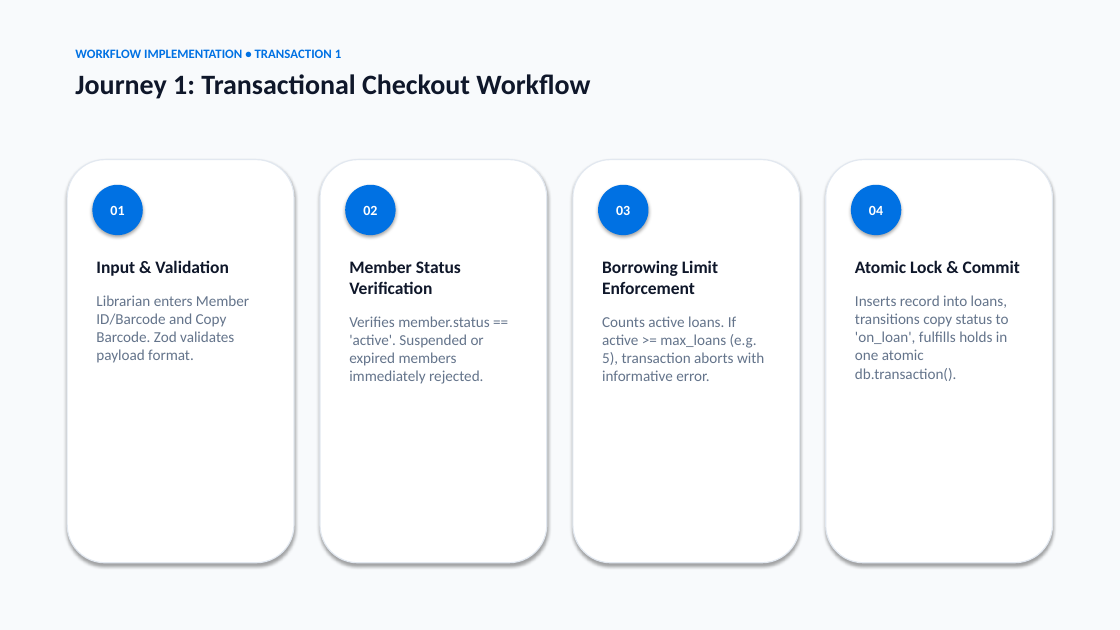
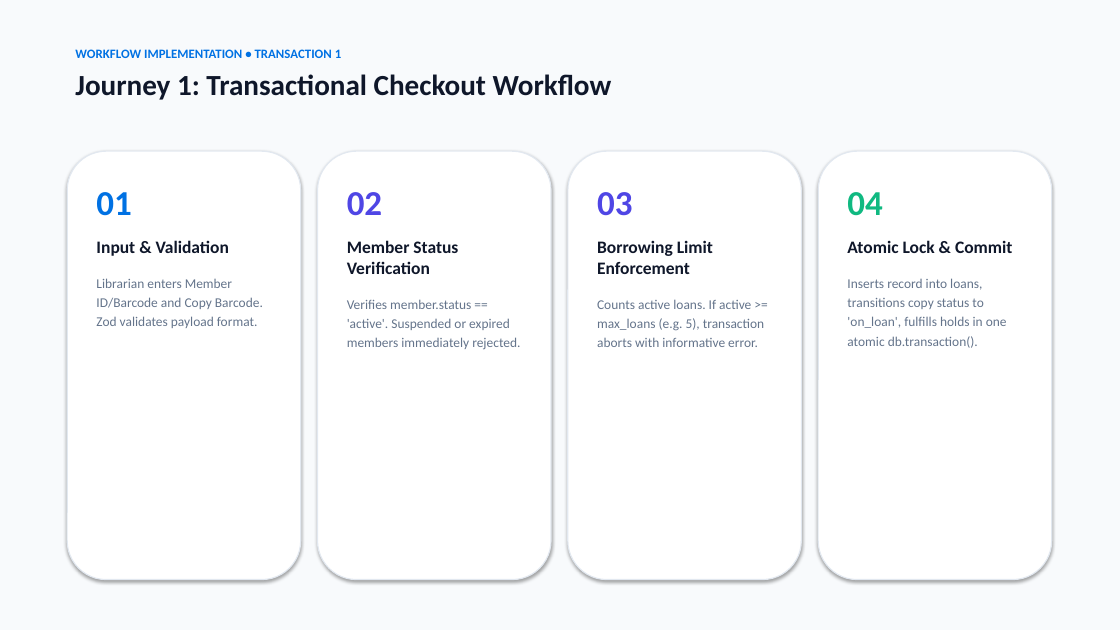
Before and after one commit to themellowhost/library-lending-system, a slide deck: slide 5 of Library_Lending_System_Presentation.pptx. Drawn at 1120x630 pixels with LibreOffice and Linux fonts; fonts in the diff are those of the drawing. Boxes give left, top, right and bottom in pixels: in the first picture for what was removed or moved away, otherwise in the second. Text is boxed around its words. In the diff, an @@ line names an element or a change of style, - is before the commit and + after.

```diff
--- a/Library_Lending_System_Presentation.pptx
+++ b/Library_Lending_System_Presentation.pptx
@@ text at [75, 74, 612, 100]: size 24 to 25 pt in "Journey 1: Transactional Checkout Workflow" @@
@@ rounded rectangle: place and size @@
-rounded rectangle at [67, 160, 294, 563]
+rounded rectangle at [67, 151, 301, 580]
@@ text "01": place and size @@
-text "01" at [96, 260, 249, 363]
+text "01" at [96, 192, 263, 328]
@@ rounded rectangle: place and size @@
-rounded rectangle at [320, 160, 547, 563]
+rounded rectangle at [318, 151, 551, 580]
@@ text "02": place and size @@
-text "02" at [349, 260, 489, 384]
+text "02" at [347, 192, 520, 350]
@@ rounded rectangle: place and size @@
-rounded rectangle at [826, 160, 1053, 563]
+rounded rectangle at [568, 151, 802, 580]
@@ text "03": place and size @@
-text "03" at [602, 260, 764, 381]
+text "03" at [597, 192, 764, 347]
@@ rounded rectangle: place and size @@
-rounded rectangle at [573, 160, 800, 563]
+rounded rectangle at [818, 151, 1052, 580]
@@ text "04": place and size @@
-text "04" at [855, 260, 1020, 381]
+text "04" at [847, 192, 1012, 348]
@@ ellipse removed at [92, 185, 143, 235] @@
-01
@@ text at [96, 192, 131, 216]: paragraph added @@
+01
@@ ellipse removed at [345, 185, 396, 235] @@
-02
@@ text at [347, 192, 382, 215]: paragraph added @@
+02
@@ text at [597, 192, 632, 215]: paragraph added @@
+03
@@ ellipse removed at [598, 185, 649, 235] @@
-03
@@ text at [847, 192, 882, 216]: paragraph added @@
+04
@@ ellipse removed at [851, 185, 902, 235] @@
-04
@@ text at [96, 278, 263, 328]: size 13 to 11.5 pt in "Librarian enters Member ID/Barcode and Copy Barcode. ..."; line spacing 1 to 1.2 @@
@@ text at [347, 299, 520, 350]: size 13 to 11.5 pt in "Verifies member.status == 'active'. Suspended or expired ..."; line spacing 1 to 1.2 @@
@@ text at [847, 278, 1007, 348]: size 13 to 11.5 pt in "Inserts record into loans, transitions copy status ..."; line spacing 1 to 1.2 @@
@@ text at [597, 300, 764, 347]: size 13 to 11.5 pt in "Counts active loans. If active >= max_loans ..."; line spacing 1 to 1.2 @@
```
Also in this commit, not shown: 7 other slides changed, 2 slides added, 2 slides removed, 1 other file.
